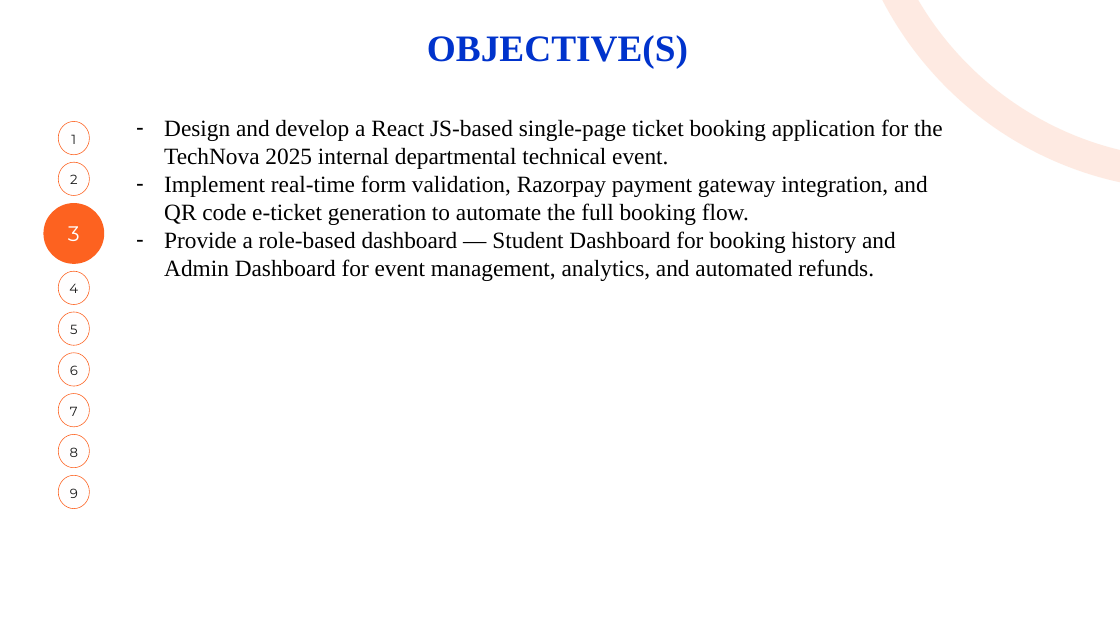
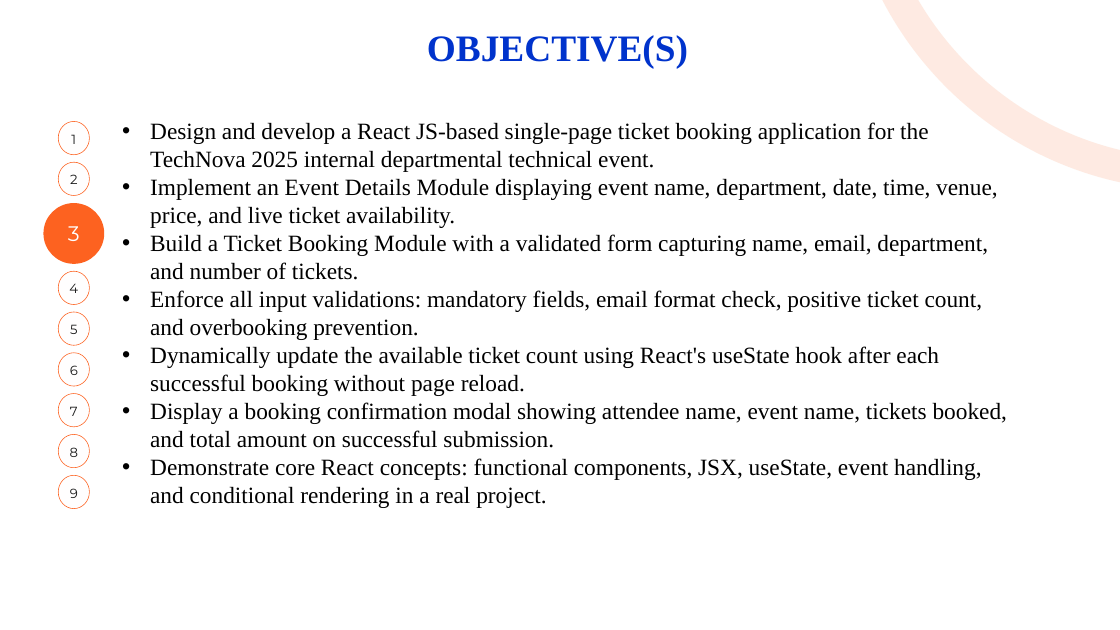
Before and after one commit to NavadeepKrishna/FSAD_Project, a slide deck: slide 4 of FSAD-End Semester-PPT_Template-Milestone_Project.pptx. Drawn at 1120x630 pixels with LibreOffice and Linux fonts; fonts in the diff are those of the drawing; background and template pictures are left out. Boxes give left, top, right and bottom in pixels: in the first picture for what was removed or moved away, otherwise in the second. Text is boxed around its words. In the diff, an @@ line names an element or a change of style, - is before the commit and + after.

```diff
--- a/FSAD-End Semester-PPT_Template-Milestone_Project.pptx
+++ b/FSAD-End Semester-PPT_Template-Milestone_Project.pptx
@@ text "Design and develop a React ...": place and size @@
-text "Design and develop a React ..." at [164, 119, 942, 281]
+text "Design and develop a React ..." at [150, 122, 1007, 508]
@@ text at [150, 122, 928, 172]: bullet - to • @@
@@ text at [150, 178, 1007, 508]: text changed @@
-– Implement real-time form validation, Razorpay payment gateway integration, and QR code e-ticket generation to automate the full booking flow.
-– Provide a role-based dashboard — Student Dashboard for booking history and Admin Dashboard for event management, analytics, and automated refunds.
+• Implement an Event Details Module displaying event name, department, date, time, venue, price, and live ticket availability.
+• Build a Ticket Booking Module with a validated form capturing name, email, department, and number of tickets.
+• Enforce all input validations: mandatory fields, email format check, positive ticket count, and overbooking prevention.
+• Dynamically update the available ticket count using React's useState hook after each successful booking without page reload.
+• Display a booking confirmation modal showing attendee name, event name, tickets booked, and total amount on successful submission.
+• Demonstrate core React concepts: functional components, JSX, useState, event handling, and conditional rendering in a real project.
```
Also in this commit, not shown: 5 other slides changed.
